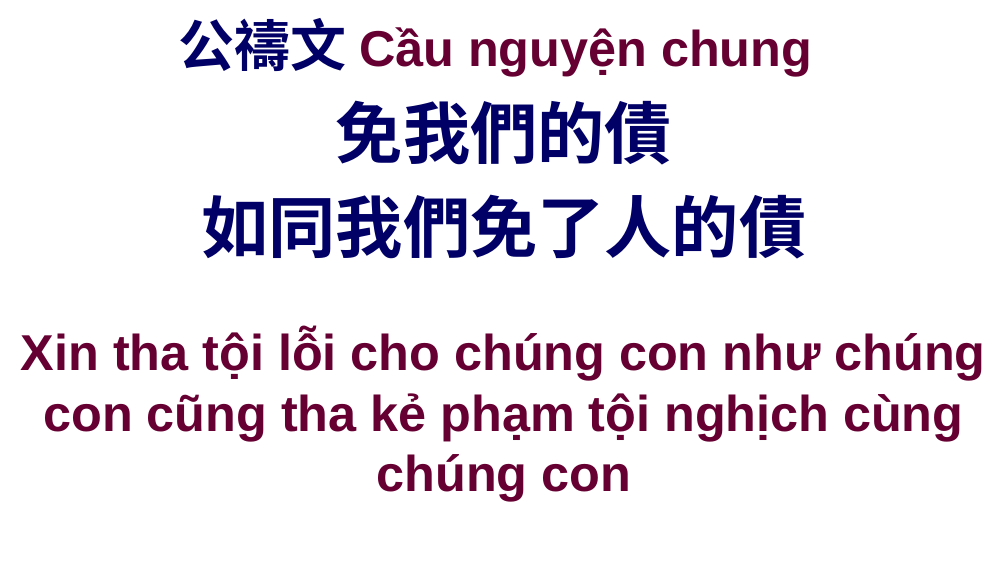
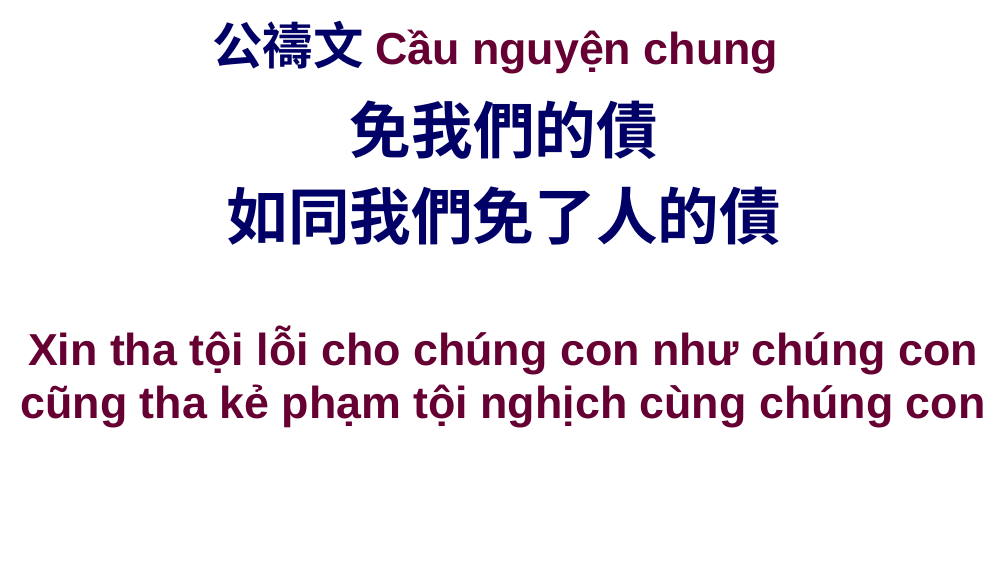
Before and after one commit to batisuoc/other-ppts, a slide deck: slide 23 of 聯合崇拜流程.pptx. Drawn at 1008x567 pixels with LibreOffice and Linux fonts; fonts in the diff are those of the drawing; background and template pictures are left out. Boxes give left, top, right and bottom in pixels: in the first picture for what was removed or moved away, otherwise in the second. Text is boxed around its words. In the diff, an @@ line names an element or a change of style, - is before the commit and + after.

```diff
--- a/聯合崇拜流程.pptx
+++ b/聯合崇拜流程.pptx
@@ title "公禱文 Cầu nguyện chung" at [212, 21, 778, 73]: size 40 to 36 pt in "公禱文"; size 36 to 32 pt in "Cầu nguyện chung" @@
@@ text "免我們的債" at [227, 100, 781, 245]: size 48 to 44 pt @@
@@ text "Xin tha tội lỗi cho ..." at [21, 330, 986, 427]: size 36 to 32 pt @@
```
Also in this commit, not shown: 9 other slides changed.
